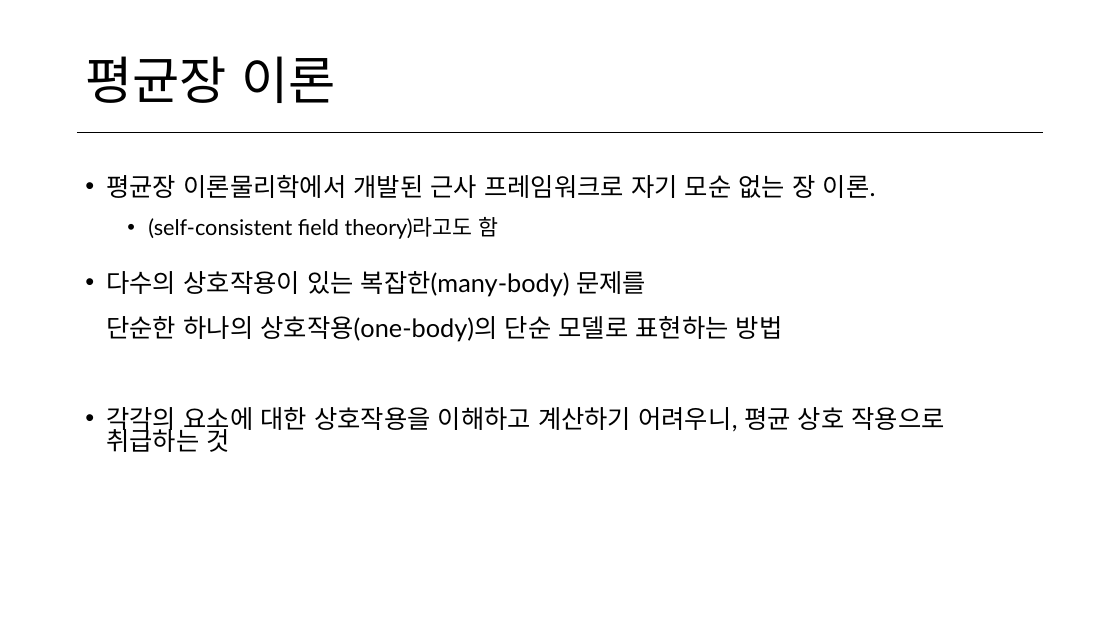
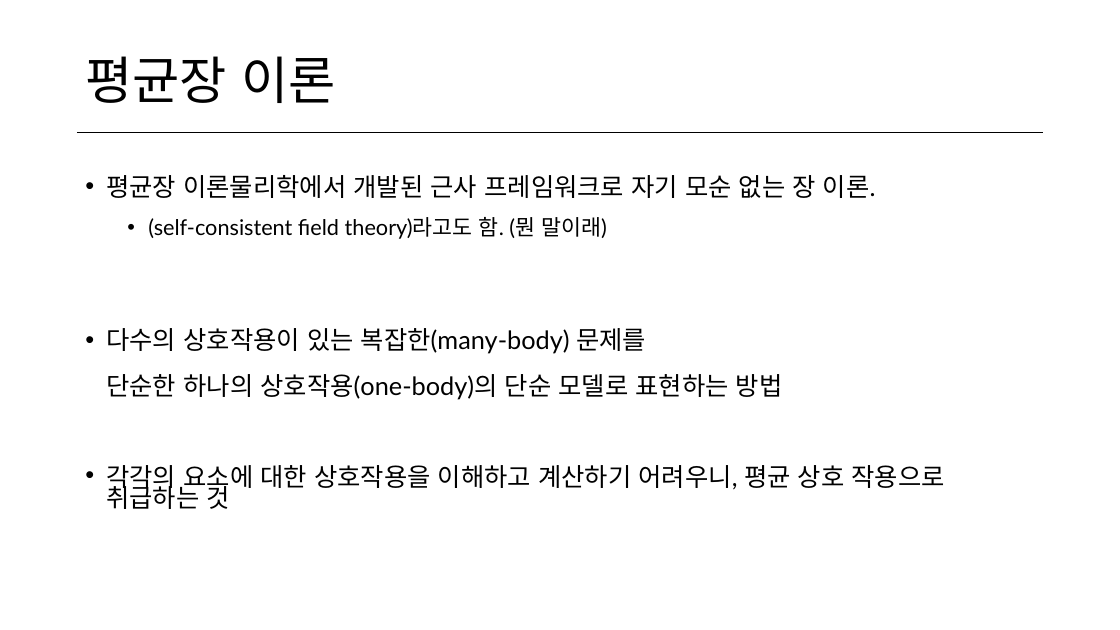
Before and after one commit to norman3/vi, a slide deck: slide 56 of vi.pptx (slide 55 before the commit). Drawn at 1120x630 pixels with LibreOffice and Linux fonts; fonts in the diff are those of the drawing. Boxes give left, top, right and bottom in pixels: in the first picture for what was removed or moved away, otherwise in the second. Text is boxed around its words. In the diff, an @@ line names an element or a change of style, - is before the commit and + after.

```diff
--- a/vi.pptx
+++ b/vi.pptx
@@ text at [148, 217, 607, 239]: text changed @@
-  • (self-consistent field theory)라고도 함
+  • (self-consistent field theory)라고도 함. (뭔 말이래)
```
Also in this commit, not shown: 14 other slides changed, 1 slide added, 1 other file.
